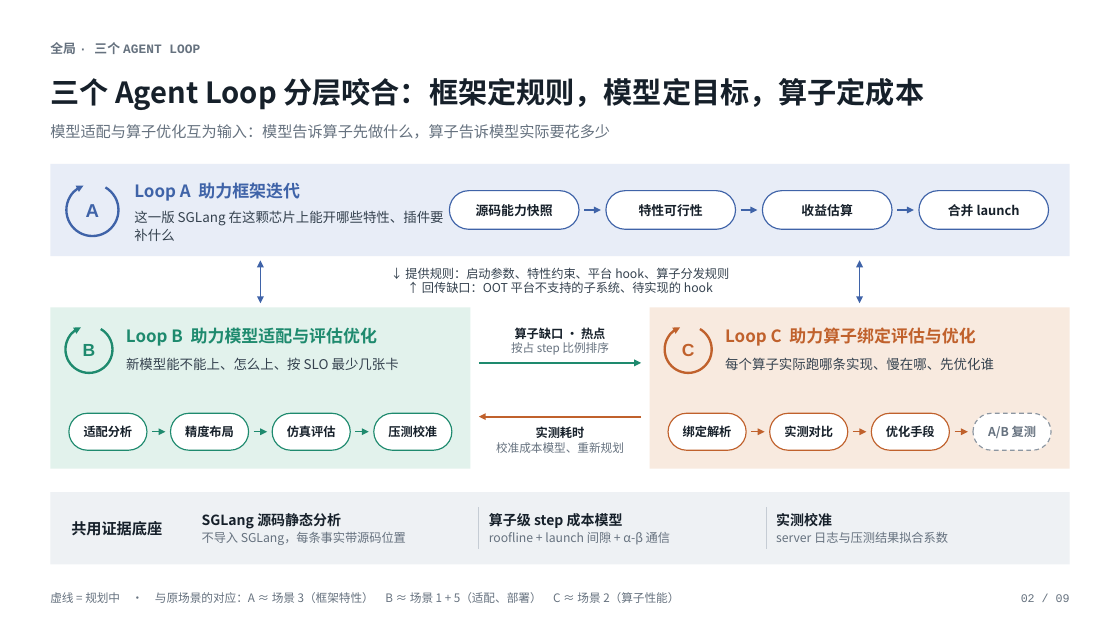
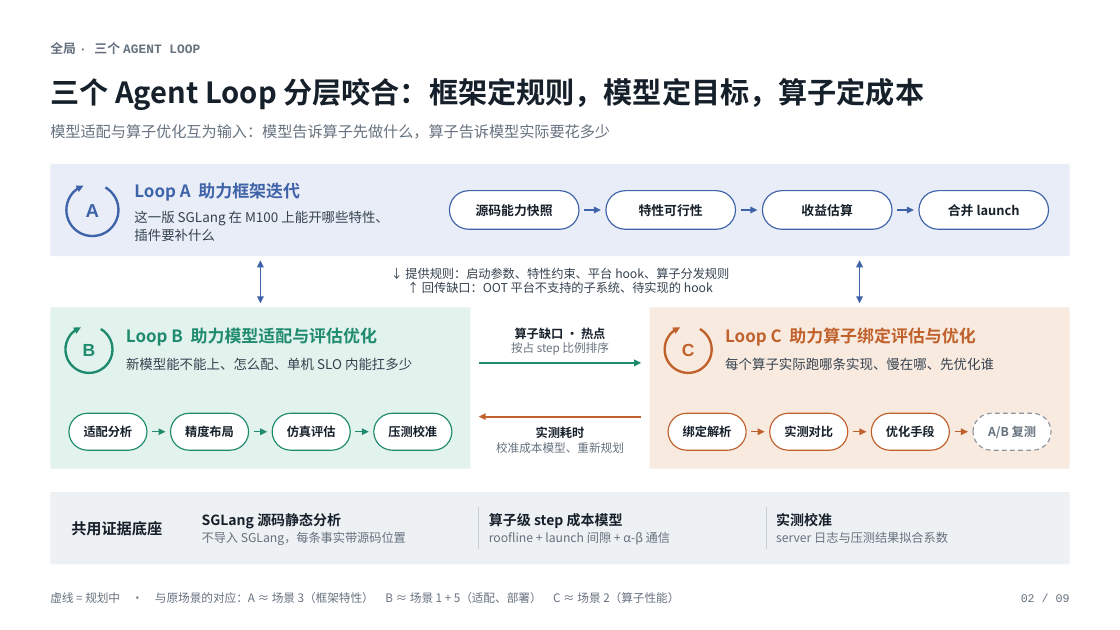
Before and after one commit to learning-sketch/sglang-maestro, a slide deck: slide 2 of slides/sglang_maestro_agent_loops.pptx. Drawn at 1120x630 pixels with LibreOffice and Linux fonts; fonts in the diff are those of the drawing. Boxes give left, top, right and bottom in pixels: in the first picture for what was removed or moved away, otherwise in the second. Text is boxed around its words. In the diff, an @@ line names an element or a change of style, - is before the commit and + after.

```diff
--- a/slides/sglang_maestro_agent_loops.pptx
+++ b/slides/sglang_maestro_agent_loops.pptx
@@ text at box(134, 210, 388, 241): text changed @@
-这一版 SGLang 在这颗芯片上能开哪些特性、插件要补什么
+这一版 SGLang 在 M100 上能开哪些特性、
+插件要补什么
@@ text at box(126, 357, 412, 370): text changed @@
-新模型能不能上、怎么上、按 SLO 最少几张卡
+新模型能不能上、怎么配、单机 SLO 内能扛多少
```
Also in this commit, not shown: 8 other slides changed.
